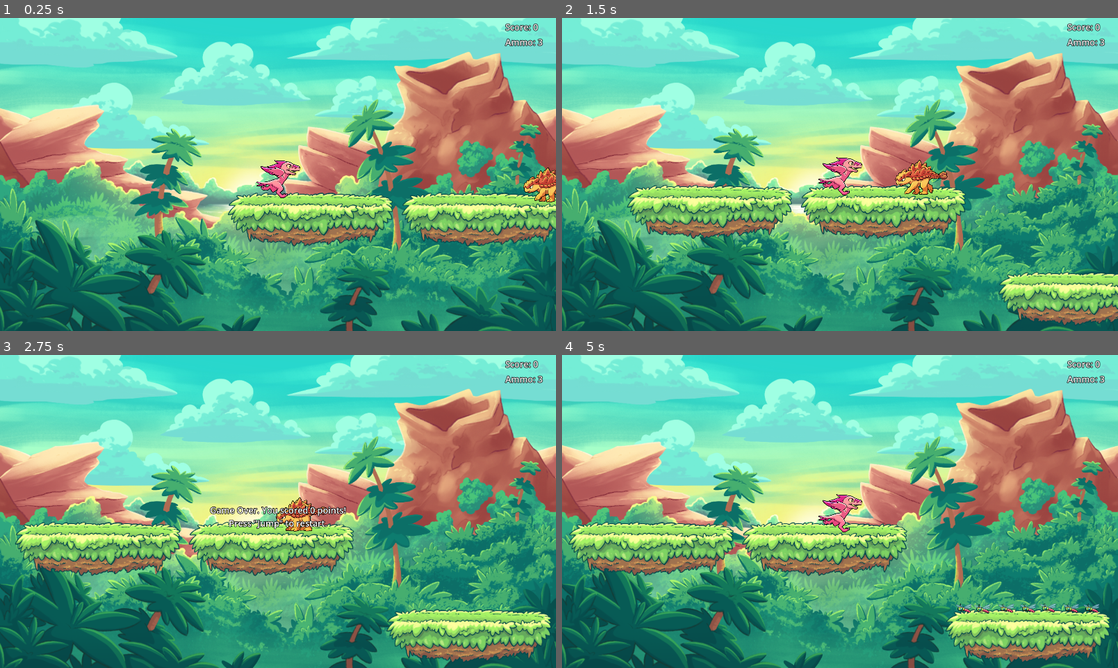
Above: before the commit, frames 1-4 (two rows, left to right).
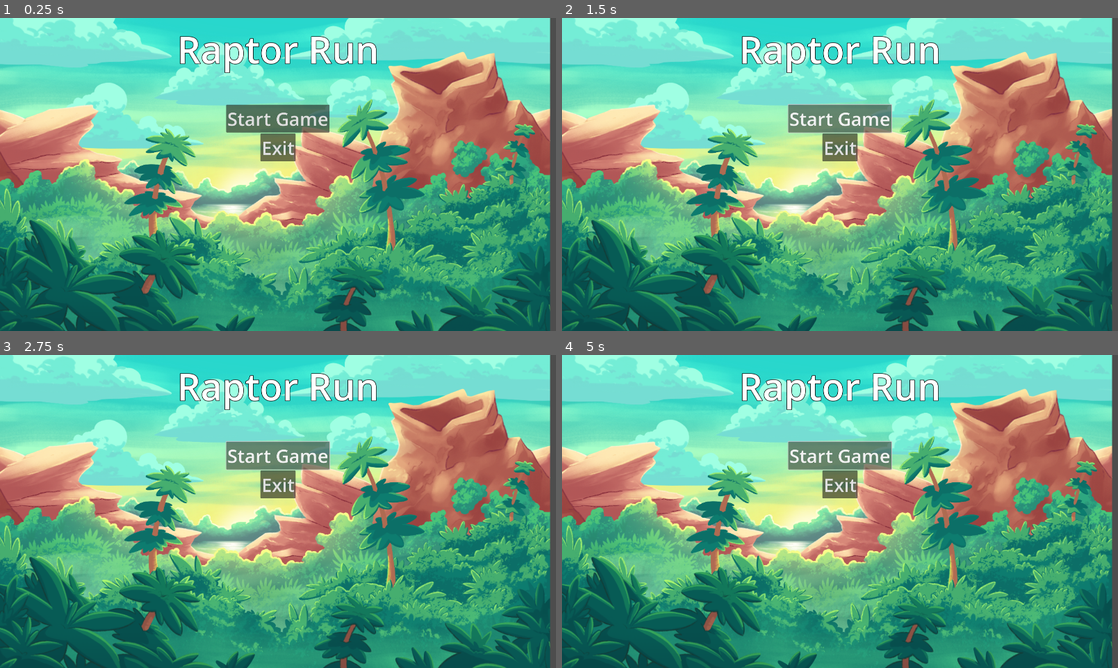
Above: after the commit, the same moments.

Repository: tomglenn/raptor-run
Game: Godot game, scene res://scenes/menu.tscn
Two runs of this game, one before a commit and one after it. Both use one fixed random seed, a clock stepped at 60 frames per second and the inputs below. Before the commit the project starts from res://scenes/main.tscn.
Inputs (mouse positions are in pixels of both pictures, inside the frame that each line leads up to):
- Up to frame 1 (0.25 s): no input
- Up to frame 2 (1.5 s): click (840, 118) at 0.5 s, where only the run after the commit has a clickable "Start Game"; click (840, 118) at 1.25 s, where only the run after the commit has a clickable "Start Game"
- Up to frame 3 (2.75 s): click (278, 455) at 2 s, where only the run after the commit has a clickable "Start Game"
- Up to frame 4 (5 s): tap Space (jump) at 3.02, 3.77 s

The runs differ from the first frame. In frame 1, 37% of the frame differs, in the area x 0-100%, y 0-100%; in frame 2, 39%; in frame 3, 40%; in frame 4, 40%.
Error after the commit: Invalid call. Nonexistent function 'change_scene' in base 'SceneTree'. (res://scripts/menu.gd:12)

Commit message:
Exporting to windows

Diff:
--- a/project.godot
+++ b/project.godot
@@ -11,9 +11,13 @@
 [application]
 
 config/name="Raptor Run"
-run/main_scene="res://scenes/main.tscn"
+run/main_scene="res://scenes/menu.tscn"
 config/features=PackedStringArray("4.0", "Vulkan Clustered")
 config/icon="res://icon.png"
+
+[autoload]
+
+Music="*res://scenes/music.tscn"
 
 [display]
 
--- /dev/null
+++ b/scenes/menu.tscn
@@ -0,0 +1,68 @@
+[gd_scene load_steps=3 format=3 uid="uid://6x7aknhgiy1h"]
+
+[ext_resource type="Texture2D" uid="uid://dnpwi8ct0xojg" path="res://assets/sprites/Background/background_static.png" id="1_1sjfk"]
+[ext_resource type="Script" path="res://scripts/menu.gd" id="2_00emh"]
+
+[node name="Menu" type="Node2D"]
+
+[node name="BackgroundStatic" type="Sprite2D" parent="."]
+position = Vector2(940, 540)
+scale = Vector2(1.5, 1.5)
+texture = ExtResource("1_1sjfk")
+
+[node name="UI" type="Control" parent="."]
+offset_right = 1920.0
+offset_bottom = 1080.0
+
+[node name="MarginContainer" type="MarginContainer" parent="UI"]
+anchor_right = 1.0
+anchor_bottom = 1.0
+theme_override_constants/margin_left = 20
+theme_override_constants/margin_top = 20
+theme_override_constants/margin_right = 20
+theme_override_constants/margin_bottom = 20
+
+[node name="VBoxContainer" type="VBoxContainer" parent="UI/MarginContainer"]
+offset_left = 20.0
+offset_top = 20.0
+offset_right = 1900.0
+offset_bottom = 1060.0
+
+[node name="Label" type="Label" parent="UI/MarginContainer/VBoxContainer"]
+offset_right = 1880.0
+offset_bottom = 178.0
+theme_override_colors/font_outline_color = Color(0, 0, 0, 1)
+theme_override_constants/outline_size = 7
+theme_override_font_sizes/font_size = 128
+text = "Raptor Run"
+horizontal_alignment = 1
+
+[node name="MarginContainer" type="MarginContainer" parent="UI/MarginContainer/VBoxContainer"]
+offset_top = 182.0
+offset_right = 1880.0
+offset_bottom = 1040.0
+size_flags_vertical = 3
+theme_override_constants/margin_top = 100
+
+[node name="VBoxContainer" type="VBoxContainer" parent="UI/MarginContainer/VBoxContainer/MarginContainer"]
+offset_top = 100.0
+offset_right = 1880.0
+offset_bottom = 858.0
+script = ExtResource("2_00emh")
+
+[node name="StartButton" type="Button" parent="UI/MarginContainer/VBoxContainer/MarginContainer/VBoxContainer"]
+offset_left = 762.0
+offset_right = 1118.0
+offset_bottom = 96.0
+size_flags_horizontal = 4
+theme_override_font_sizes/font_size = 64
+text = "Start Game"
+
+[node name="ExitButton" type="Button" parent="UI/MarginContainer/VBoxContainer/MarginContainer/VBoxContainer"]
+offset_left = 879.0
+offset_top = 100.0
+offset_right = 1001.0
+offset_bottom = 196.0
+size_flags_horizontal = 4
+theme_override_font_sizes/font_size = 64
+text = "Exit"
--- /dev/null
+++ b/scenes/music.tscn
@@ -0,0 +1,9 @@
+[gd_scene load_steps=2 format=3 uid="uid://dpk1s46myul83"]
+
+[ext_resource type="AudioStream" uid="uid://w82ffpgehhqu" path="res://assets/sounds/background_music.mp3" id="1_toe5g"]
+
+[node name="Node" type="Node"]
+
+[node name="AudioStreamPlayer" type="AudioStreamPlayer" parent="."]
+stream = ExtResource("1_toe5g")
+autoplay = true
--- /dev/null
+++ b/scripts/menu.gd
@@ -0,0 +1,19 @@
+extends VBoxContainer
+
+@onready var start_button = $StartButton
+@onready var exit_button = $ExitButton
+
+# Called when the node enters the scene tree for the first time.
+func _ready():
+	start_button.pressed.connect(_on_start_button_pressed)
+	exit_button.pressed.connect(_on_exit_button_pressed)
+
+func _on_start_button_pressed():
+	get_tree().change_scene("res://scenes/main.tscn")
+
+func _on_exit_button_pressed():
+	get_tree().quit()
+
+# Called every frame. 'delta' is the elapsed time since the previous frame.
+func _process(delta):
+	pass
Not shown, added: export_presets.cfg
